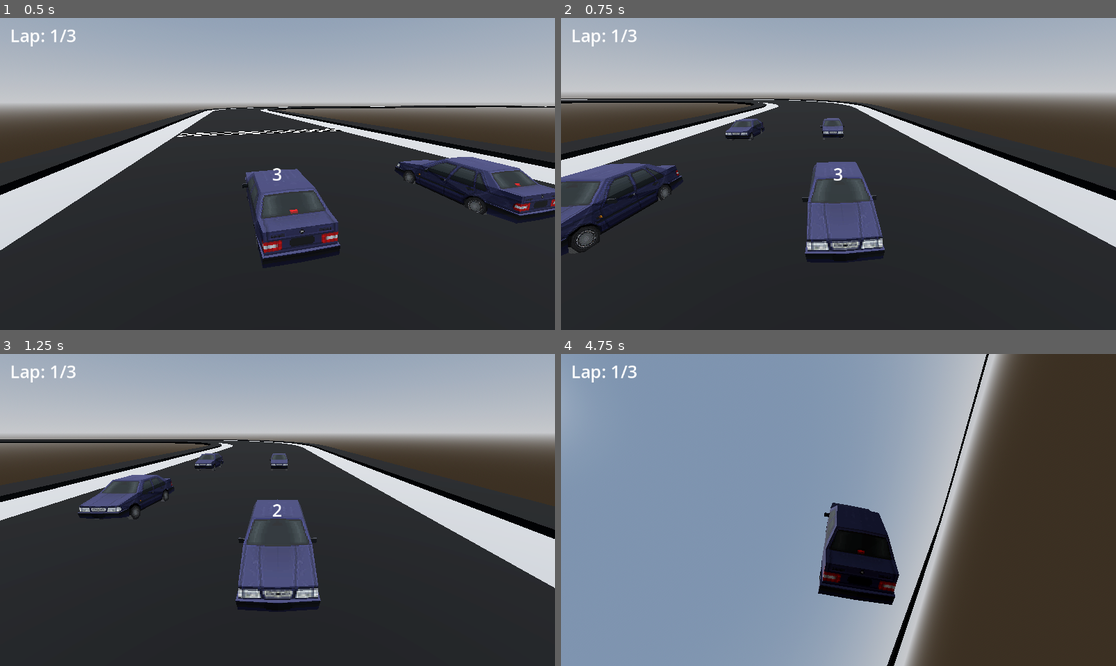
Above: before the commit, frames 1-4 (two rows, left to right).
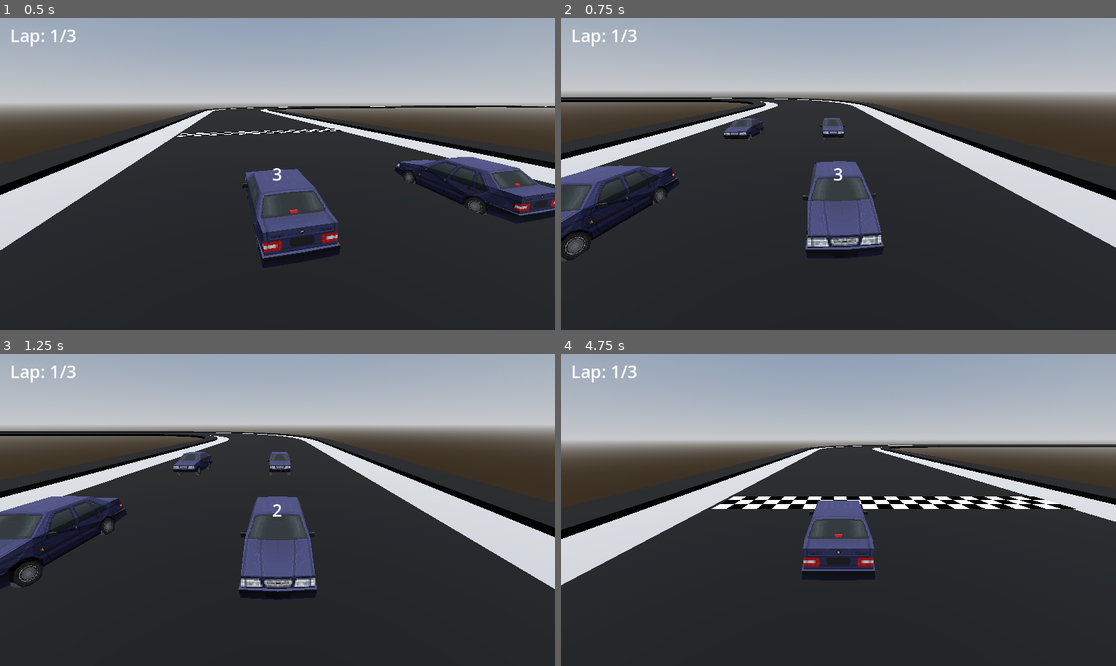
Above: after the commit, the same moments.

Repository: bstephe9/Racing-Game
Game: Godot game, scene res://main/main.tscn
Two runs of this game, one before a commit and one after it. Both use one fixed random seed, a clock stepped at 60 frames per second and the inputs below.
Inputs:
- Up to frame 1 (0.5 s): no input
- Up to frame 2 (0.75 s): hold Up (move_forward) from 0.53 s (still down); hold Shift (look_behind) from 0.53 s (still down)
- Up to frame 3 (1.25 s): keep holding Up (move_forward); keep holding Shift (look_behind)
- Up to frame 4 (4.75 s): release Shift (look_behind) at 1.28 s; tap Tab (mouse_capture) at 1.35, 2.85, 4.35 s; release Up (move_forward) at 2.03 s; hold Right (turn_right) 2.03-2.78 s; hold Shift (look_behind) 2.03-2.78 s; hold Up (move_forward) from 2.78 s (still down); hold Shift (look_behind) 3.53-4.28 s

Frame 1 is identical in both runs. In frame 2, 3.4% of the frame differs, in the area x 0-100%, y 25-78%; in frame 3, 15%; in frame 4, 77%, in the area x 0-100%, y 0-100%.

Commit message:
feat: Disable acceleration until countdown finished

Diff:
--- a/level/hud/hud.gd
+++ b/level/hud/hud.gd
@@ -1,4 +1,6 @@
 extends CanvasLayer
+
+signal countdown_finished
 
 func _ready() -> void:
 	$Lap.text = "Lap: 1/%d" % [GameManager.current_level.MAX_LAPS]
@@ -15,5 +17,6 @@
 
 func _on_countdown_timer_timeout() -> void:
 	$Countdown.text = "GO!"
+	countdown_finished.emit(["move_forward", "move_backward"]) # Re-enable inputs
 	await get_tree().create_timer(1.0).timeout
 	$Countdown.hide()
--- a/level/level.gd
+++ b/level/level.gd
@@ -3,11 +3,14 @@
 const MAX_LAPS: int = 3
 
 @onready var NUM_CHECKPOINTS: int = $Checkpoints.get_children().size()
+@onready var player: VehicleBody3D = $Racers/Player
 
 func _enter_tree() -> void:
 	GameManager.current_level = self
 
 func _ready() -> void:
+	Global.disable_input(player.actions, "move_forward")
+	Global.disable_input(player.actions, "move_backward")
 	$HUD.countdown()
 
 func debug() -> void:
--- a/level/level.tscn
+++ b/level/level.tscn
@@ -159,4 +159,5 @@
 text = "Checkpoint"
 label_settings = SubResource("LabelSettings_k01e7")
 
+[connection signal="countdown_finished" from="HUD" to="Racers/Player" method="_on_hud_countdown_finished"]
 [connection signal="timeout" from="HUD/CountdownTimer" to="HUD" method="_on_countdown_timer_timeout"]
--- a/main/global.gd
+++ b/main/global.gd
@@ -1,3 +1,11 @@
 extends Node
 
 var mouse_captured: bool = false
+
+func disable_input(action_dict: Dictionary, key: String):
+	if InputMap.has_action(key):
+		action_dict[key] = "none"
+
+func enable_input(action_dict: Dictionary, key: String):
+	if InputMap.has_action(key):
+		action_dict[key] = key
--- a/vehicle/player/player.gd
+++ b/vehicle/player/player.gd
@@ -1,20 +1,35 @@
 extends Vehicle
 
+var input_turn: float
+var input_move: float
+
+var actions = {
+	"move_forward":"move_forward",
+	"move_backward":"move_backward",
+	"turn_left":"turn_left",
+	"turn_right":"turn_right",
+}
+
 func _ready() -> void:
-	top_level = true # To spawn in the correct location in 3D viewport
+	# To spawn the vehicle in the correct location in 3D viewport
+	top_level = true
 	max_steer = 0.8
 	engine_power = 500
 	max_speed = 50
 
+func _unhandled_input(event: InputEvent) -> void:
+	input_turn = Input.get_axis(actions["turn_right"], actions["turn_left"])
+	input_move = Input.get_axis(actions["move_backward"], actions["move_forward"])
+
 func _physics_process(delta: float) -> void:
 	super(delta)
-	steering = move_toward(
-		steering,
-		Input.get_axis("turn_right", "turn_left") * max_steer,
-		delta * 5.0
-	)
-	engine_force = Input.get_axis("move_backward", "move_forward") * engine_power
+	steering = move_toward(steering, input_turn * max_steer, delta * 5.0)
+	engine_force = input_move * engine_power
 
 func new_lap() -> void:
 	super()
 	lap_complete.emit(current_lap)
+
+func _on_hud_countdown_finished(params) -> void:
+	for action in params:
+		Global.enable_input(actions, action)
